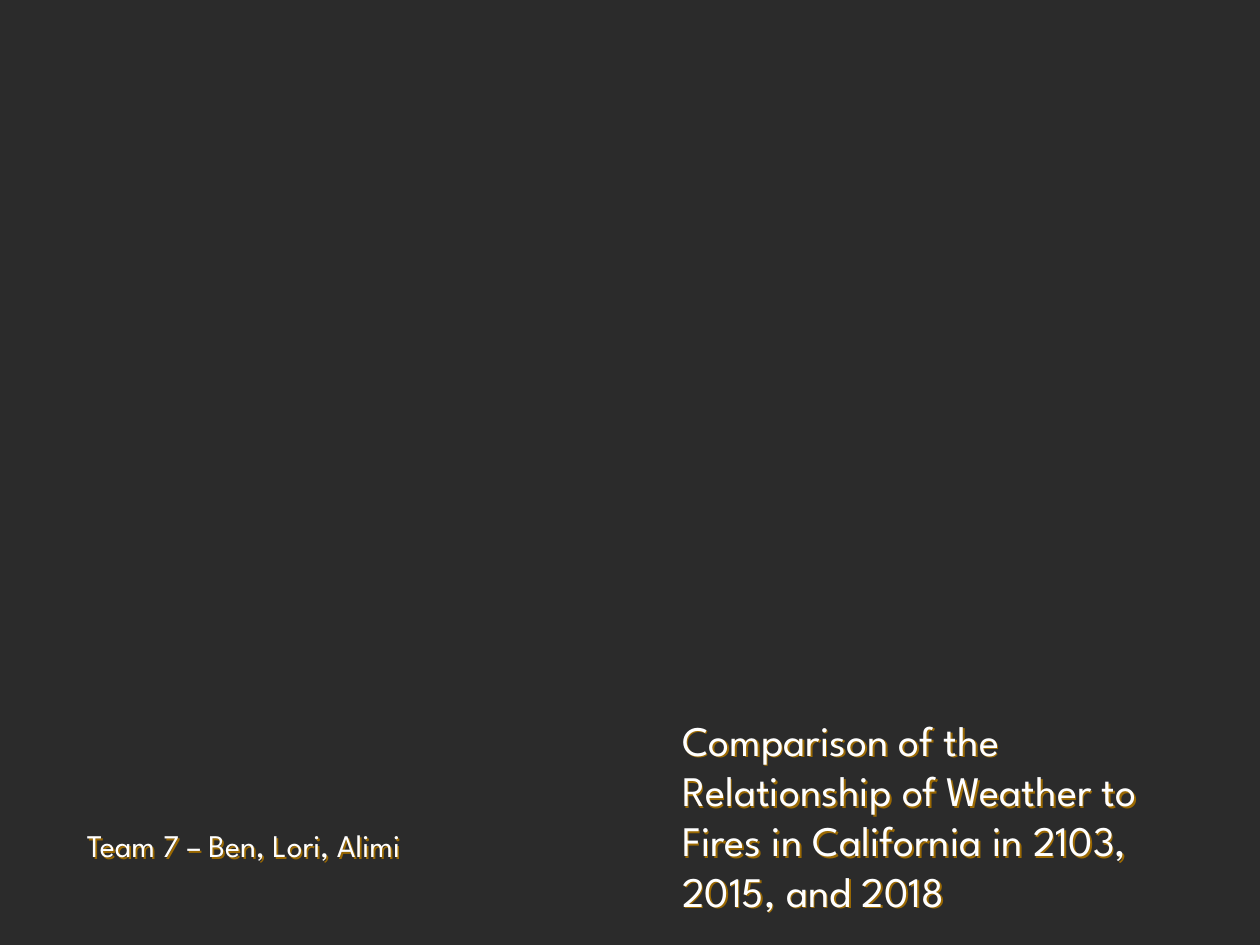
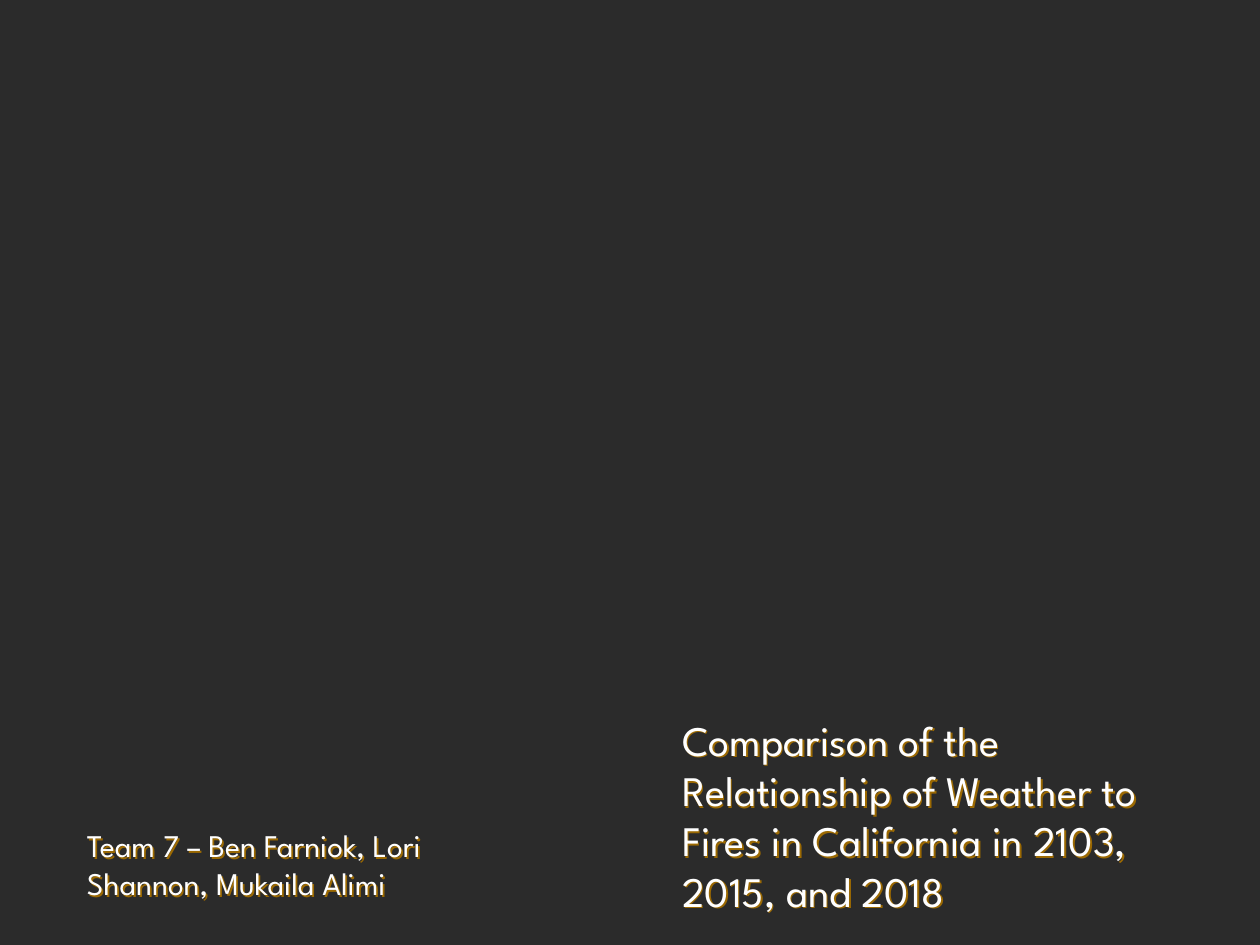
Before and after one commit to hockeylori/project1repo, a slide deck: slide 1 of ppt_writeup/Team7Project.pptx. Drawn at 1260x945 pixels with LibreOffice and Linux fonts; fonts in the diff are those of the drawing; background and template pictures are left out; a plain dark background stands for a picture behind light text. Boxes give left, top, right and bottom in pixels: in the first picture for what was removed or moved away, otherwise in the second. Text is boxed around its words. In the diff, an @@ line names an element or a change of style, - is before the commit and + after.

```diff
--- a/ppt_writeup/Team7Project.pptx
+++ b/ppt_writeup/Team7Project.pptx
@@ subtitle at bbox=[87, 835, 421, 901]: text changed @@
-Team 7 – Ben, Lori, Alimi
+Team 7 – Ben Farniok, Lori Shannon, Mukaila Alimi
```
Also in this commit, not shown: 6 other slides changed, 1 other file.
